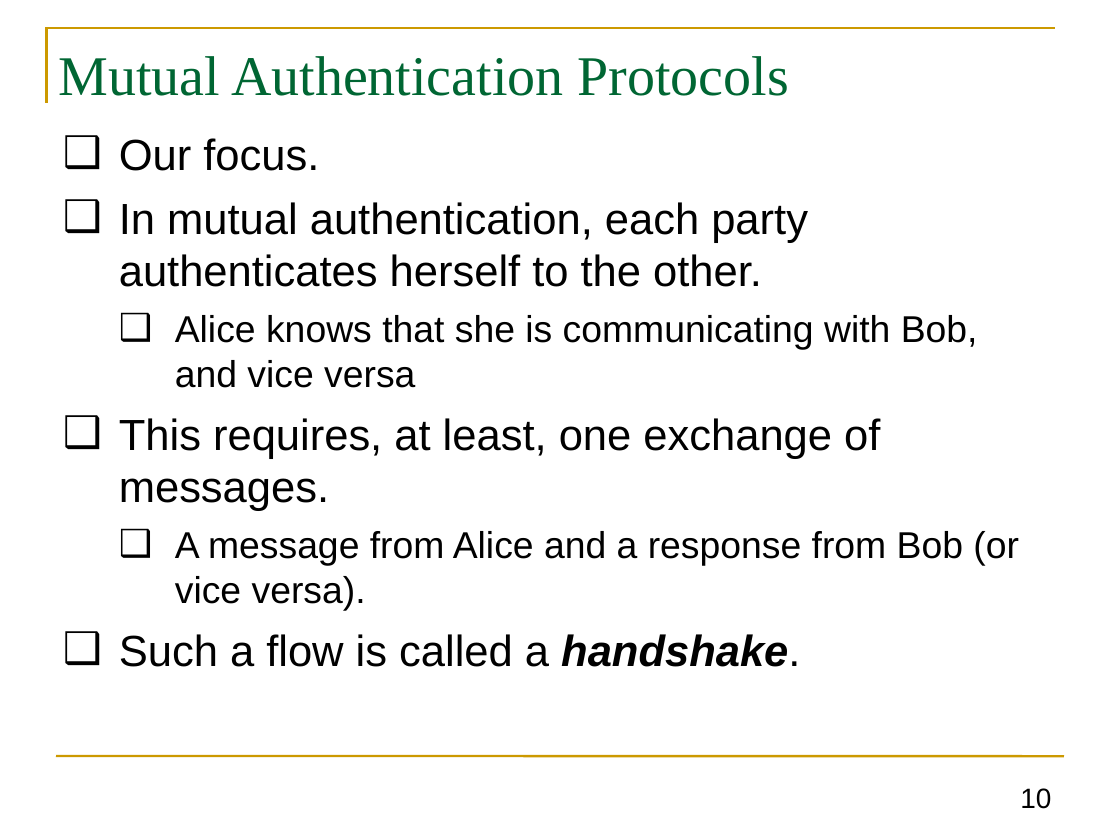
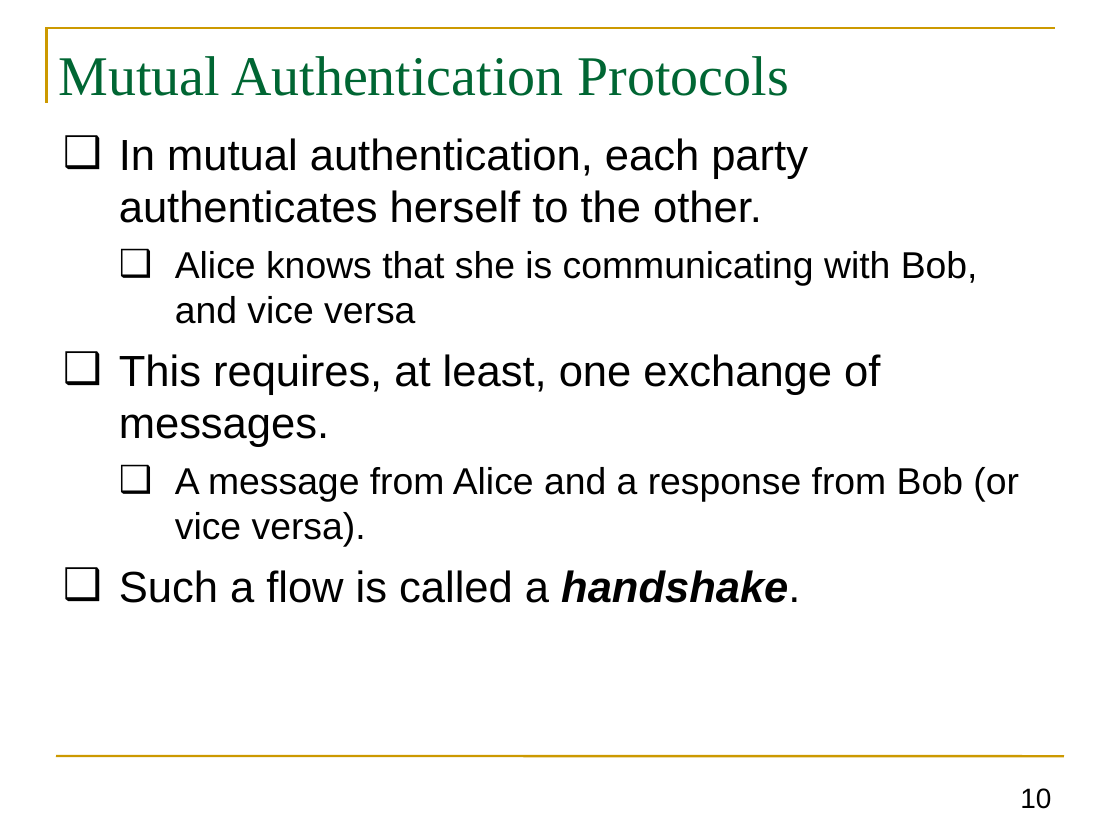
Before and after one commit to GhadaAlmashaqbeh/GhadaAlmashaqbeh.github.io, a slide deck: slide 10 of courses/cse3400-f2025/lecture8.pptx. Drawn at 1120x840 pixels with LibreOffice and Linux fonts; fonts in the diff are those of the drawing. Boxes give left, top, right and bottom in pixels: in the first picture for what was removed or moved away, otherwise in the second. Text is boxed around its words. In the diff, an @@ line names an element or a change of style, - is before the commit and + after.

```diff
--- a/courses/cse3400-f2025/lecture8.pptx
+++ b/courses/cse3400-f2025/lecture8.pptx
@@ text at (x1=119, y1=138, x2=319, y2=171): paragraph removed @@
-❑ Our focus.
```
Also in this commit, not shown: 2 other slides changed, 1 slide removed, 4 other files.
